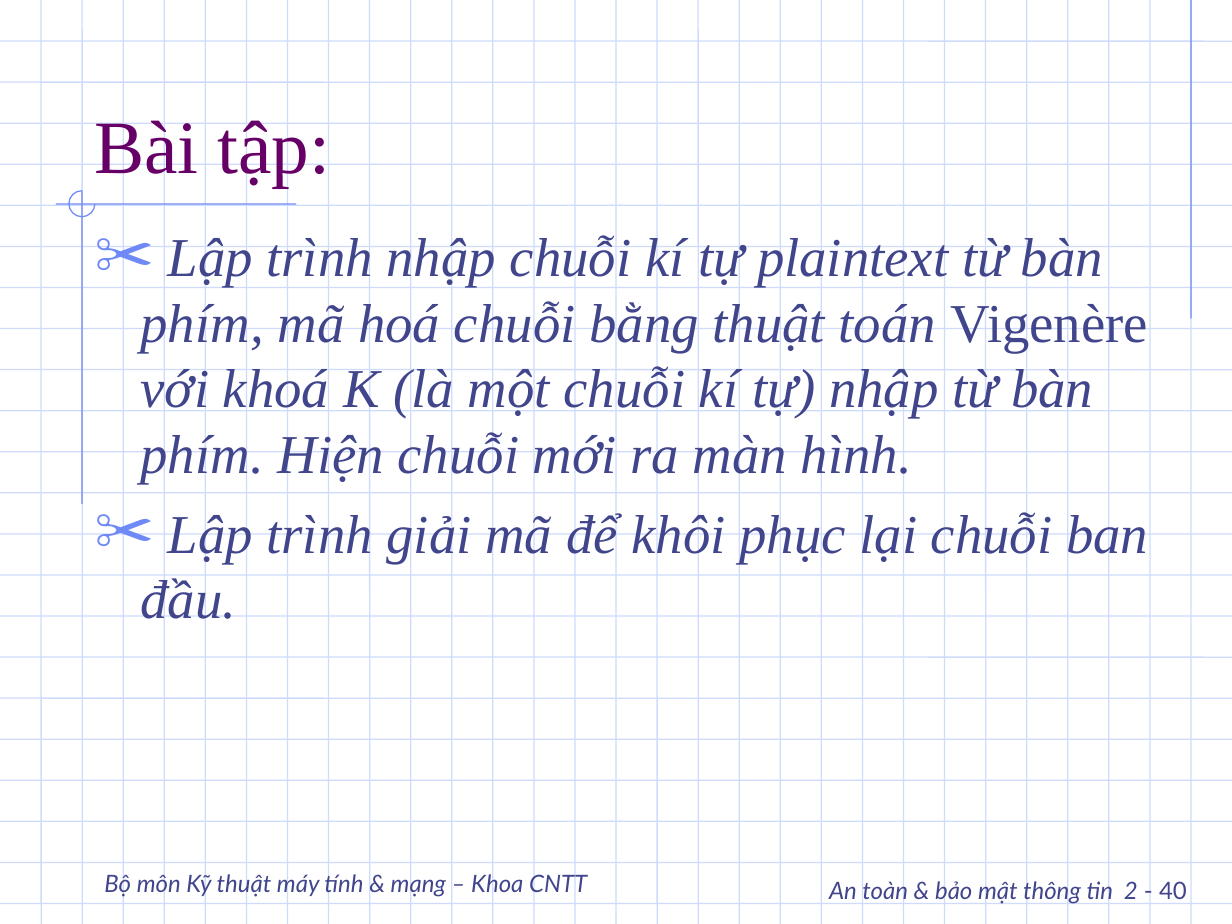
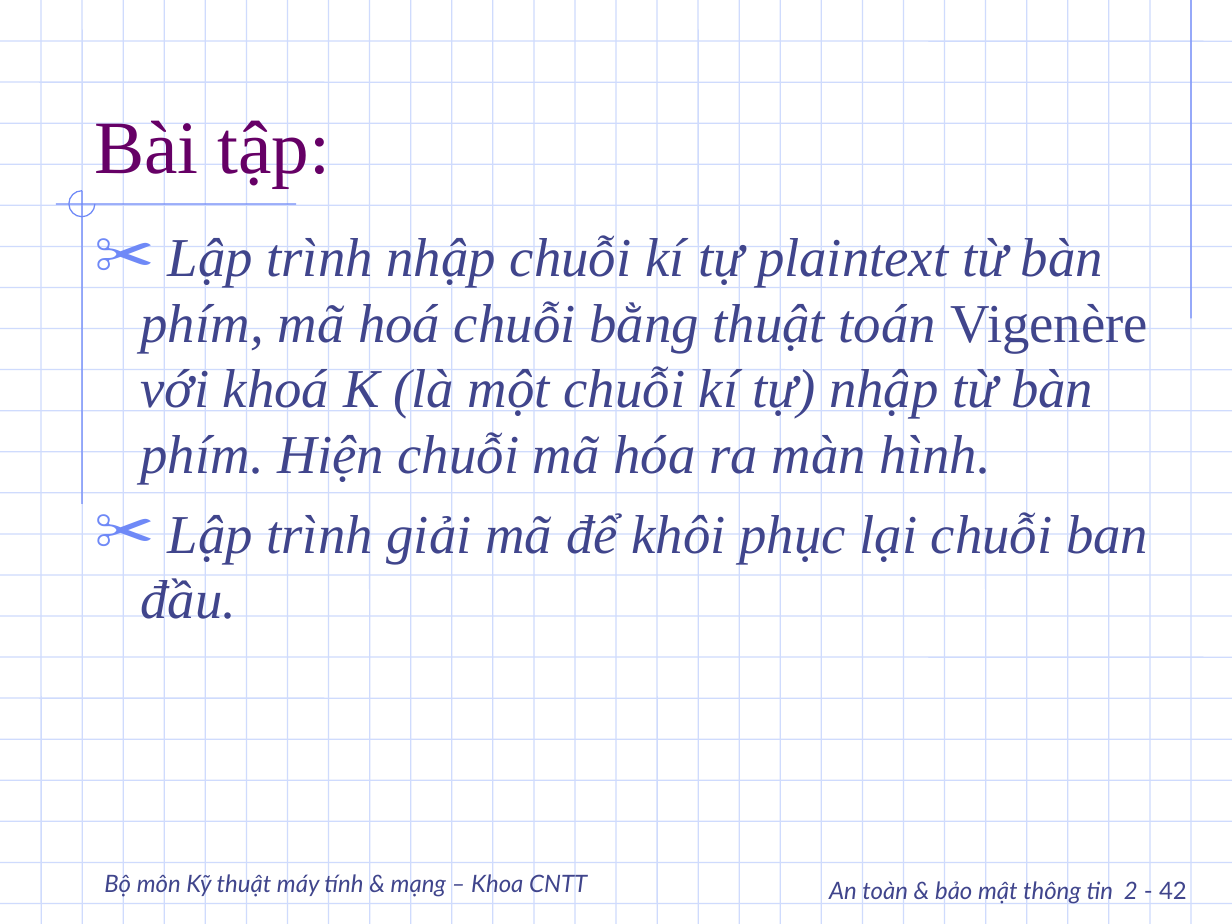
Before and after one commit to DangHieu19022004/ATTT, a slide deck: slide 42 of slide/Phan02_2.ppt (slide 40 before the commit). Drawn at 1232x924 pixels with LibreOffice and Linux fonts; fonts in the diff are those of the drawing; background and template pictures are left out. Boxes give left, top, right and bottom in pixels: in the first picture for what was removed or moved away, otherwise in the second. Text is boxed around its words. In the diff, an @@ line names an element or a change of style, - is before the commit and + after.

```diff
--- a/slide/Phan02_2.ppt
+++ b/slide/Phan02_2.ppt
@@ text at (141,234,1148,484): text changed @@
-✂ Lập trình nhập chuỗi kí tự plaintext từ bàn phím, mã hoá chuỗi bằng thuật toán Vigenère với khoá K (là một chuỗi kí tự) nhập từ bàn phím. Hiện chuỗi mới ra màn hình.
+✂ Lập trình nhập chuỗi kí tự plaintext từ bàn phím, mã hoá chuỗi bằng thuật toán Vigenère với khoá K (là một chuỗi kí tự) nhập từ bàn phím. Hiện chuỗi mã hóa ra màn hình.
@@ text at (829,878,1187,905): text changed @@
-An toàn & bảo mật thông tin 2 - 40
+An toàn & bảo mật thông tin 2 - 42
```
Also in this commit, not shown: 11 other slides changed, 4 slides added, 40 other files.
